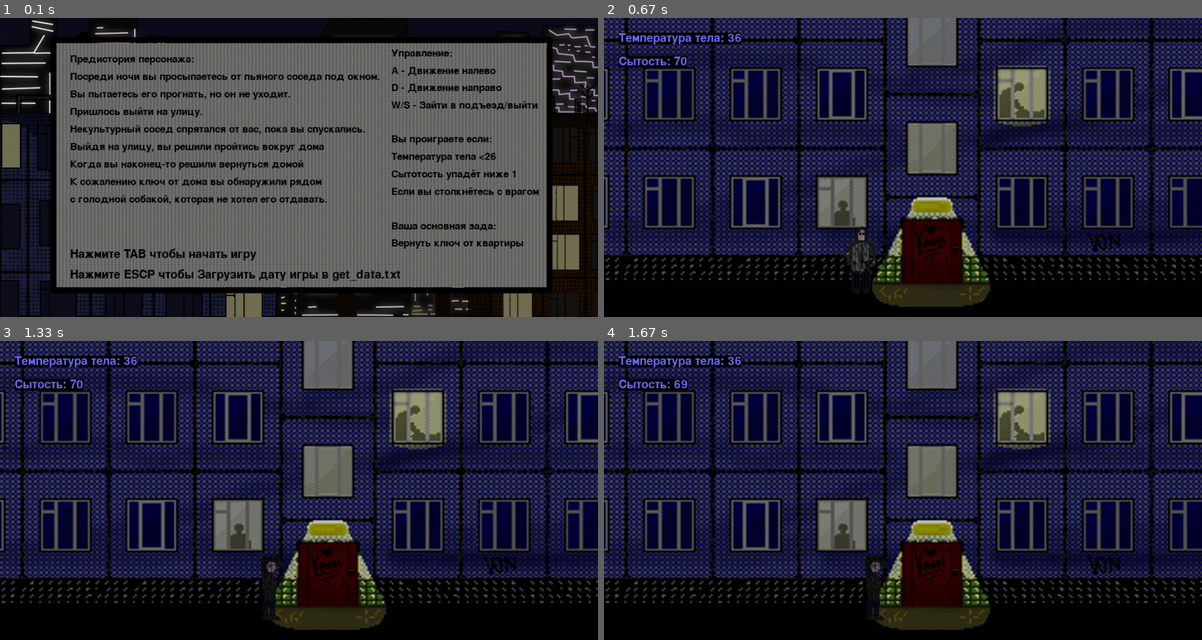
Above: before the commit, frames 1-4 (two rows, left to right).
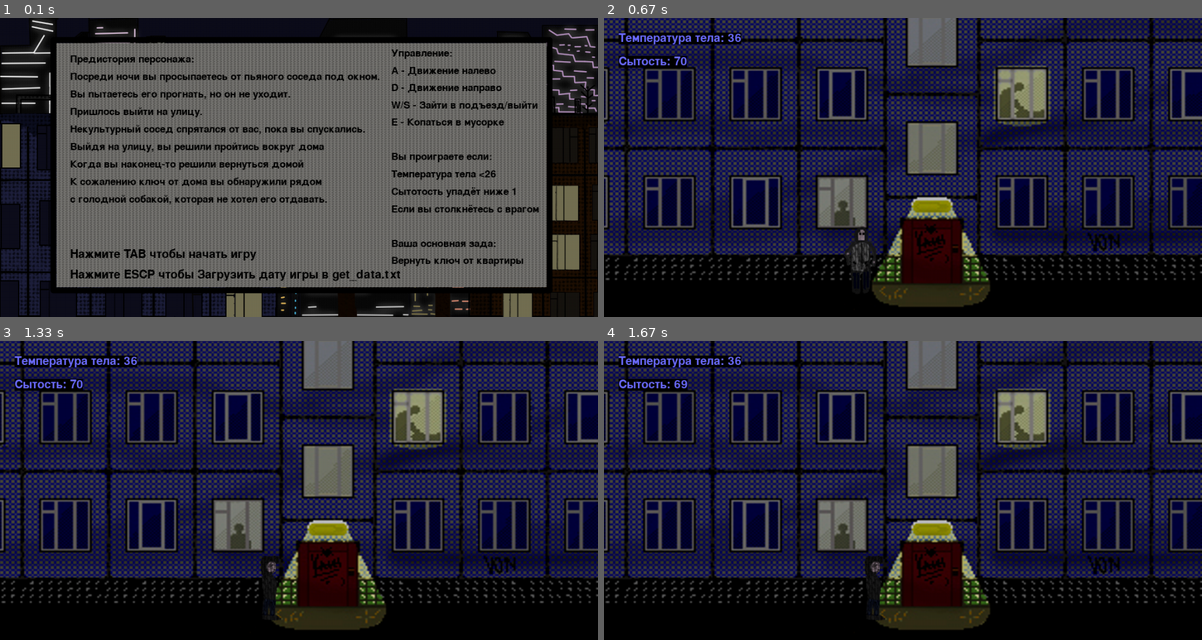
Above: after the commit, the same moments.

Repository: Stormev/Survival-entrance-Pygame
Game: pygame game, started from main.py
The game is run twice, just before and just after one commit, with the same random seed, the same clock (stepped at 60 frames per second) and the same inputs.
Inputs:
- Up to frame 1 (0.1 s): no input
- Up to frame 2 (0.67 s): tap Tab at 0.33 s
- Up to frame 3 (1.33 s): tap E at 0.67 s; hold D from 1 s (still down)
- Up to frame 4 (1.67 s): release D at 1.47 s; hold W from 1.5 s (still down)

The runs differ from the first frame. In frame 1, 2.4% of the frame differs, in the area x 65-91%, y 33-84%; in frame 2, nothing differs; in frame 3, nothing differs; in frame 4, nothing differs.

Commit message:
game_update

Diff:
--- a/main.py
+++ b/main.py
@@ -60,7 +60,8 @@
     pygame.mixer.music.load(start_music)
     pygame.mixer.music.play()
 
-    intro_text = ["Управление:", 'A - Движение налево', 'D - Движение направо', 'W/S - Зайти в подъезд/выйти', '',
+    intro_text = ["Управление:", 'A - Движение налево', 'D - Движение направо', 'W/S - Зайти в подъезд/выйти',
+                  'E - Копаться в мусорке', '',
                   'Вы проиграете если:', "Температура тела <26", 'Сытотость упадёт ниже 1',
                   'Если вы столкнётесь с врагом', '', 'Ваша основная зада:', 'Вернуть ключ от квартиры']
 
@@ -397,13 +398,15 @@
                     if LOCATION_NOW == centre_location and WIDTH / 2 - 50 < player.rect.x < WIDTH / 2 + 50 and \
                             not player.in_house:
                         player.hide(True)
-                    elif LOCATION_NOW == centre_location + 1 and WIDTH / 2 - 300 < player.rect.x < WIDTH / 2 - 150 and \
+                    elif LOCATION_NOW == centre_location + 1 and WIDTH / 2 - 300 < player.rect.x < WIDTH / 2 - 200 and \
                             player.have_key:
                         player.hide(True)
                         end_game(True)
                 elif event.key == pygame.K_s and player.in_house:  # Механика 'Подъезд'
                     player.hide(False)
-
+                elif event.key == pygame.K_e and LOCATION_NOW == centre_location - 1 and \
+                        WIDTH / 2 - 300 < player.rect.x < WIDTH / 2 - 150:
+                    print('here')
         # Проверка для смены локации
         plr_pos = player.rect.x
         if plr_pos < 50:
